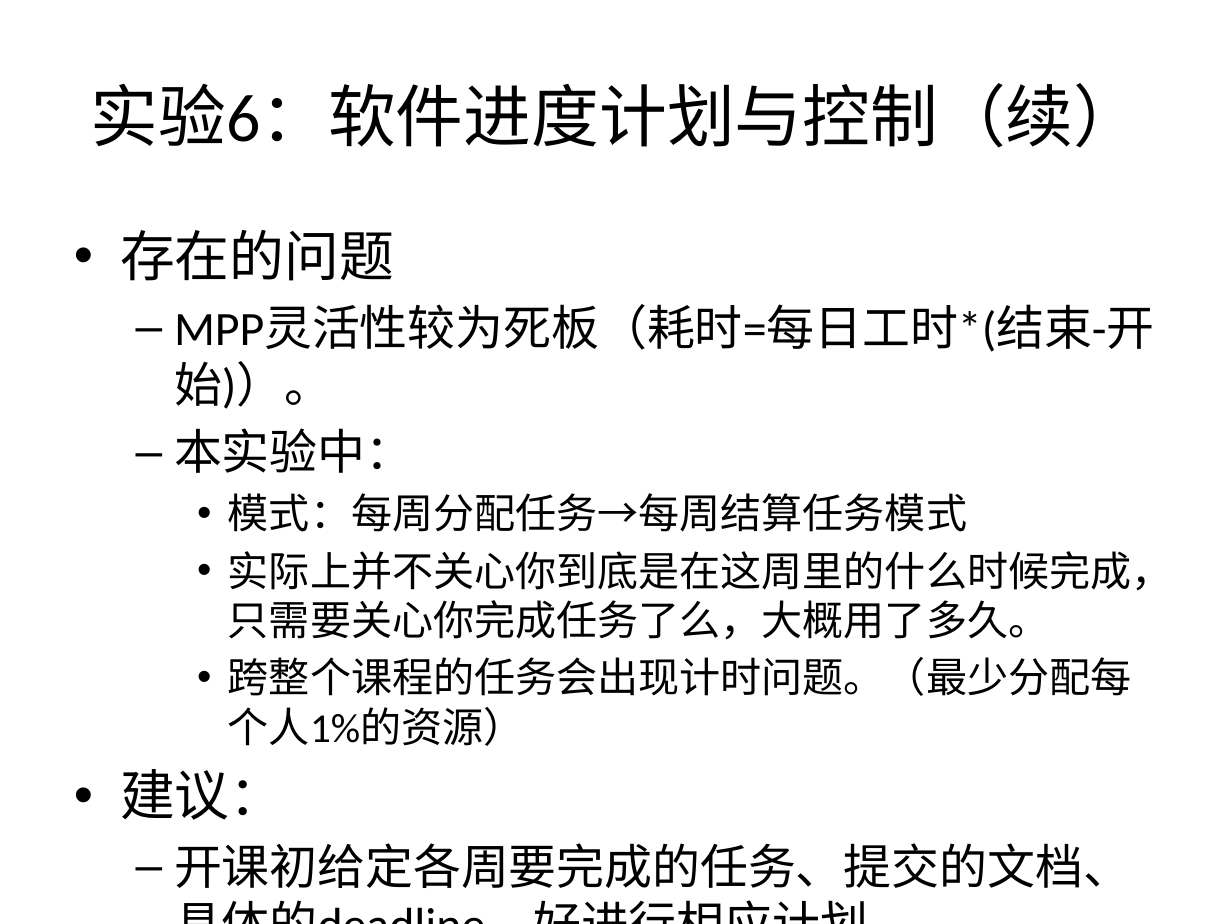
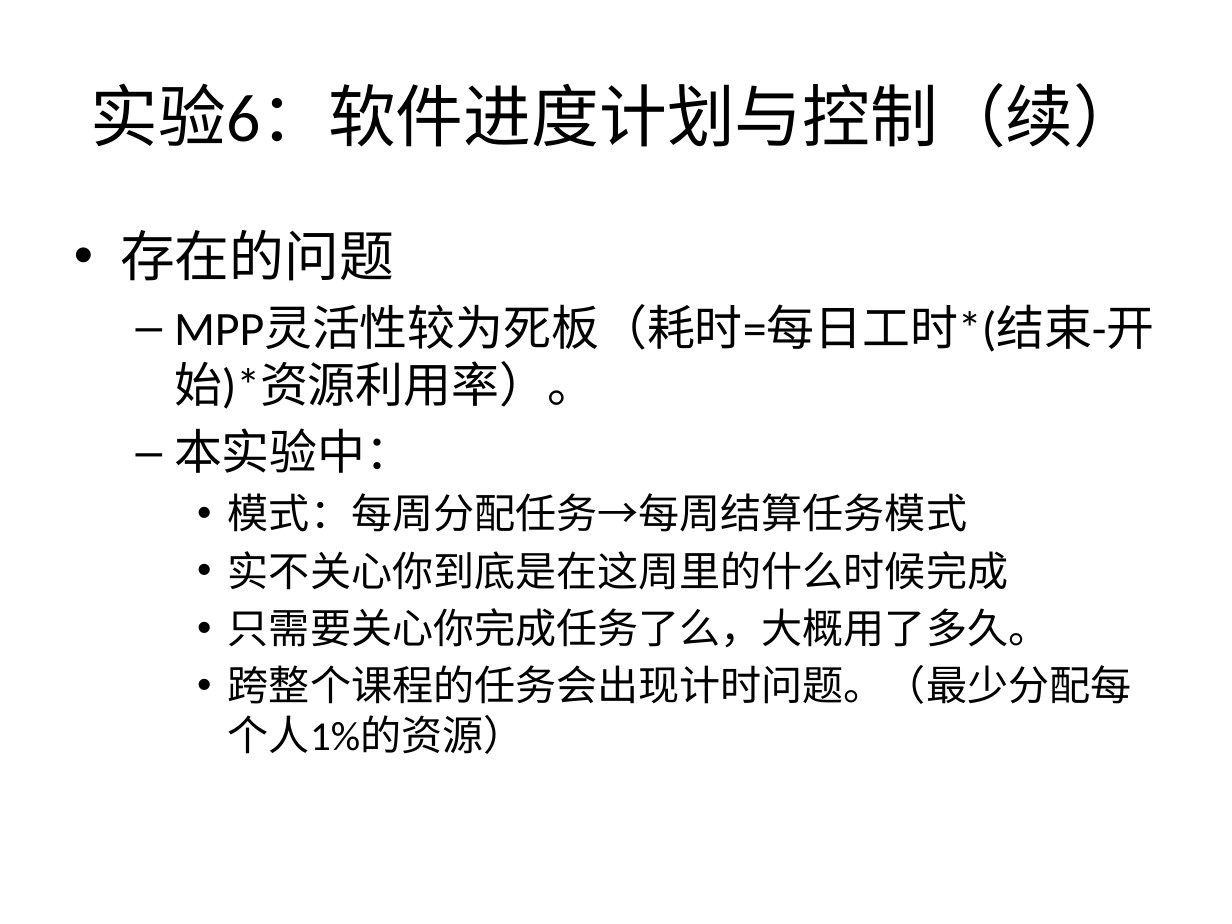
Before and after one commit to bhsei/16TeamC, a slide deck: slide 8 of 2.项目PPT/十七周-项目总结.pptx. Drawn at 1232x924 pixels with LibreOffice and Linux fonts; fonts in the diff are those of the drawing. Boxes give left, top, right and bottom in pixels: in the first picture for what was removed or moved away, otherwise in the second. Text is boxed around its words. In the diff, an @@ line names an element or a change of style, - is before the commit and + after.

```diff
--- a/2.项目PPT/十七周-项目总结.pptx
+++ b/2.项目PPT/十七周-项目总结.pptx
@@ text at [174, 304, 1155, 409]: text changed @@
-  – MPP灵活性较为死板（耗时=每日工时*(结束-开始)）。
+  – MPP灵活性较为死板（耗时=每日工时*(结束-开始)*资源利用率）。
@@ text at [228, 551, 1049, 648]: text changed @@
-    • 实际上并不关心你到底是在这周里的什么时候完成，只需要关心你完成任务了么，大概用了多久。
+    • 实不关心你到底是在这周里的什么时候完成
+    • 只需要关心你完成任务了么，大概用了多久。
@@ text at [120, 769, 1131, 888]: paragraphs removed @@
-• 建议：
-  – 开课初给定各周要完成的任务、提交的文档、具体的deadline。好进行相应计划。
```
Also in this commit, not shown: 3 other slides changed.
